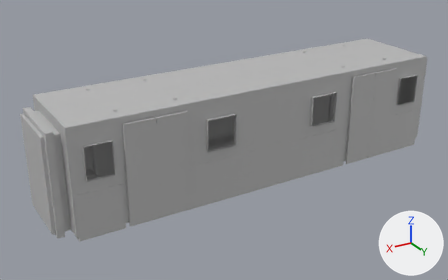
Renders of the FBX model ChicaghoulTransitAuthority/Assets/assets/train_interior.fbx from each side of a commit.
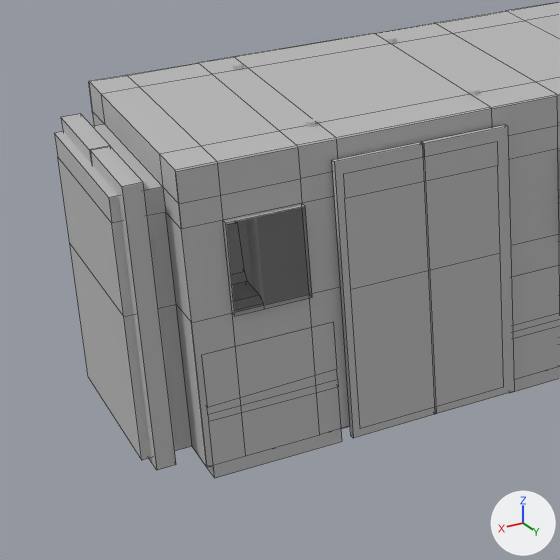
The first picture shows the older version from a camera (50 mm lens) standing at (11.47, -10.34, 9.66) and looking at (0.47, -28.67, 0.5). The close-ups show both versions on the part from 0% to 46% of the width and 23% to 97% of the height of that picture; other places that the commit changed are outside them. The lights are fixed; the arrows at lower right show +X, +Y and +Z. The close-ups show mesh edges as thin lines. Where no turn or scale is listed for an object, it has been applied to the vertices.

The scene before the commit, as lines of its bpy script (objects in view):
```python
me_mesh = bpy.data.meshes.new('Mesh')
me_mesh.from_pydata(...)  # 356 vertices, 346 faces; spans x -7.9..7.9, y -1.8..1.8, z -1.8..1.8
me_mesh.materials.append(mat_lambert1)  # grey #bcbcbc
# before: 32 (7.9, -1.1, -1.8) at pixel (88, 377), 33 (7.9, -1.1, 1.4) at pixel (54, 133), 36 (7.9, 1.1, -1.8) at pixel (141, 460), 37 (7.9, 1.1, 1.4) at pixel (108, 197), 183 (7.9, -1.1, 0.0) at pixel (69, 243)
# before: 184 (7.9, 1.1, 0.0) at pixel (123, 316), 223 (7.9, 1.1, 1.1) at pixel (111, 223), 224 (7.9, -1.1, 1.1) at pixel (57, 156)
me_mesh_002 = bpy.data.meshes.new('Mesh.002')
me_mesh_002.from_pydata(...)  # 204 vertices, 192 faces; spans x -7.26..7.26, y -1.71..1.71, z -0.8..0.8
me_mesh_002.materials.append(mat_lambert1)  # grey #bcbcbc
me_mesh_003 = bpy.data.meshes.new('Mesh.003')
me_mesh_003.from_pydata(...)  # 96 vertices, 72 faces; spans x -7.8..7.8, y -1.8..1.8, z -1.8..1.8
me_mesh_003.materials.append(mat_lambert1)  # grey #bcbcbc
ob_base = bpy.data.objects.new('base', me_mesh)
ob_base.location = (-0.41, -28.44, 1.17)
ob_chairs = bpy.data.objects.new('chairs', me_mesh_002)
ob_chairs.location = (-0.42, -28.46, -0.01)
ob_doors = bpy.data.objects.new('doors', me_mesh_003)
ob_doors.location = (-0.44, -28.45, 1.02)
# also in view: 'poles' at (-0.4, -28.47, 1.17)
```
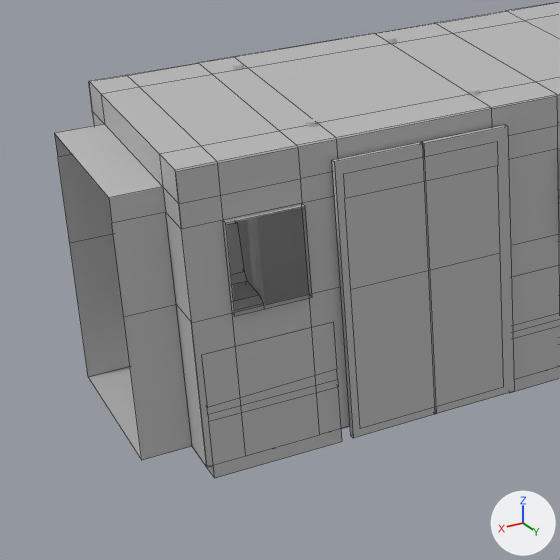
Changed parts and their boxes [x1, y1, x2, y2] in the close-ups (560 x 560 px):
'doors', reshaped: before [61, 114, 514, 470]; after [257, 125, 514, 438]
part 1 of me_mesh, deleted: before [54, 133, 142, 460]
part 2 of me_mesh_003, deleted: before [90, 147, 176, 470]
part 3 of me_mesh_003, deleted: before [61, 114, 110, 164]

Edits to the bpy script that builds the scene:
```text
Change me_mesh_003:
    where me_mesh_003.from_pydata(...)  # 96 vertices, 72 faces; spans x -7.8..7.8, y -1.8..1.8, z -1.8..1.8
    used by ob_doors; location = (-0.44, -28.45, 1.02)
    me_mesh_003 part 2: the loose piece of 8 vertices spanning x 7.6..7.8, y 0.1..1.3, z -1.8..1.8 is deleted
    me_mesh_003 part 3: the loose piece of 8 vertices spanning x 7.6..7.8, y -1.2..0.1, z -1.8..1.8 is deleted
Change me_mesh:
    where me_mesh.from_pydata(...)  # 356 vertices, 346 faces; spans x -7.9..7.9, y -1.8..1.8, z -1.8..1.8
    used by ob_base; location = (-0.41, -28.44, 1.17)
    verts and faces of me_mesh; kept vertices keep their numbers, new ones are numbered from 356
    me_mesh part 1
    add delete_faces([(32, 183, 184, 36), (33, 37, 223, 224), (183, 224, 223, 184)])
```
